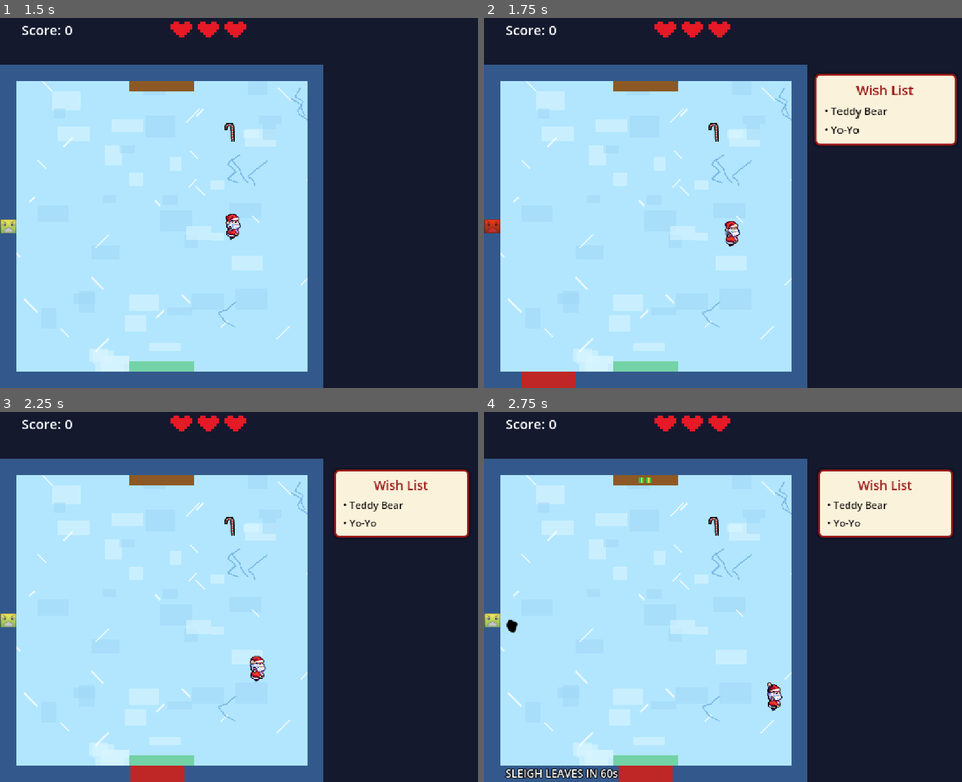
Above: before the commit, frames 1-4 (two rows, left to right).
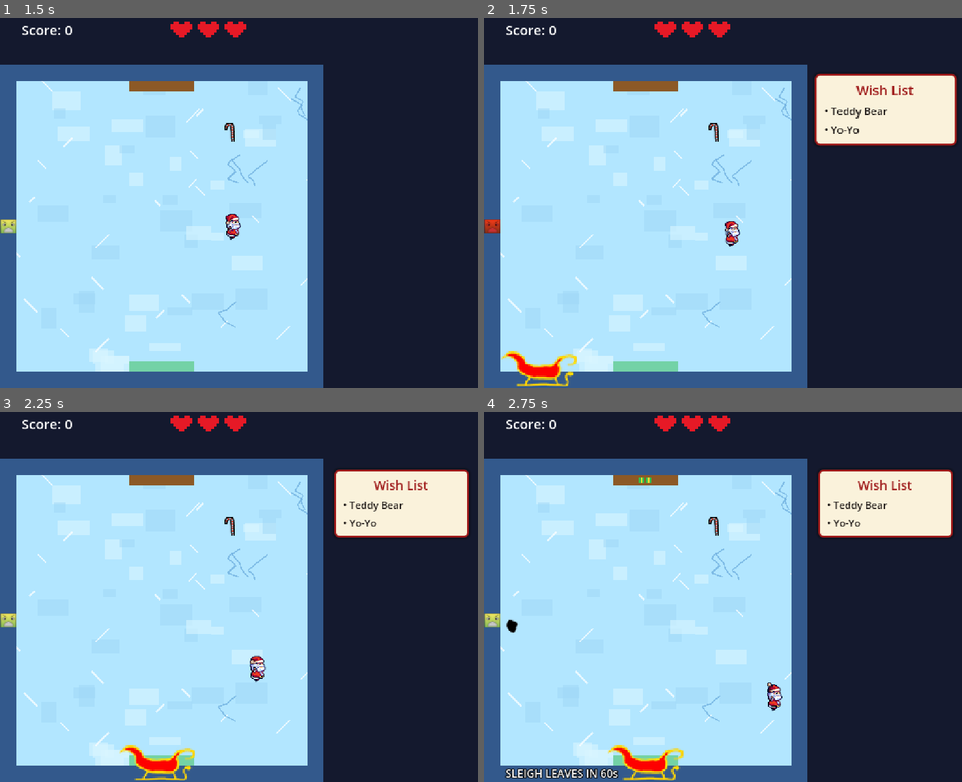
Above: after the commit, the same moments.

Repository: FredrikSundt-Hansen/game-jam-2026
Game: Godot game, scene res://menu.tscn
The game is run twice, just before and just after one commit, with the same random seed, the same clock (stepped at 60 frames per second) and the same inputs.
Inputs:
- Up to frame 1 (1.5 s): tap Enter (ui_accept) at 0.5, 0.77 s; hold Right (ui_right) 0.53-1.28 s; tap Keypad Enter at 0.6 s; hold Down (ui_down) from 1.28 s (still down); tap Space at 1.35 s
- Up to frame 2 (1.75 s): keep holding Down (ui_down); tap Enter (ui_accept) at 1.52 s
- Up to frame 3 (2.25 s): release Down (ui_down) at 2.03 s; hold Right (ui_right) from 2.03 s (still down); tap Keypad Enter at 2.1 s
- Up to frame 4 (2.75 s): keep holding Right (ui_right)

Frame 1 is identical in both runs. In frame 2, 0.9% of the frame differs, in the area x 3-20%, y 90-100%; in frame 3, 0.9%; in frame 4, 0.9%, in the area x 25-42%, y 90-100%.

Commit message:
Use sleigh image
Co-authored-by: Copilot <223556219+Copilot@users.noreply.github.com>

Diff:
--- a/main.gd
+++ b/main.gd
@@ -28,7 +28,7 @@
 @export var snack_range: float = 10.0
 
 const TABLE_POS := Vector2(120, 20)
-const SLEIGH_POS := Vector2(120, 234)
+const SLEIGH_POS := Vector2(120, 226)
 
 const ChildScene := preload("res://child.tscn")
 const SleighScene := preload("res://sleigh.tscn")
--- a/sleigh.gd
+++ b/sleigh.gd
@@ -25,8 +25,10 @@
 ## Where the gifts are picked from.
 @export var gift_catalog: GiftCatalog = preload("res://gift_catalog.tres")
 
+const SleighTexture := preload("res://sleigh.png")
+
 @export_group("Look")
-@export var sleigh_size: Vector2 = Vector2(40, 12)
+@export var sleigh_size: Vector2 = Vector2(56, 26)
 @export var color: Color = Color(0.75, 0.15, 0.15)
 
 ## How many gifts are stacked on the sleigh; they travel with it when it leaves.
@@ -48,11 +50,12 @@
 
 
 func _draw() -> void:
-	# Placeholder art, drawn centered on the node's position.
-	draw_rect(Rect2(-sleigh_size / 2.0, sleigh_size), color)
+	# Drawn centered on the node's position.
+	var size := SleighTexture.get_size()
+	draw_texture(SleighTexture, -size / 2.0)
 	var x0 := -loaded_gifts * 5 / 2.0
 	for i in loaded_gifts:
-		var box := Rect2(x0 + i * 5, -sleigh_size.y / 2.0 - 4, 4, 4)
+		var box := Rect2(x0 + i * 5, -size.y / 2.0 + 2, 4, 4)
 		draw_rect(box, Color(0.2, 0.75, 0.3))
 		draw_rect(Rect2(box.position.x + 1.5, box.position.y, 1, 4), Color(1, 0.85, 0.2))
 
Binary file added: sleigh.png
Not shown, added: sleigh.png.import
